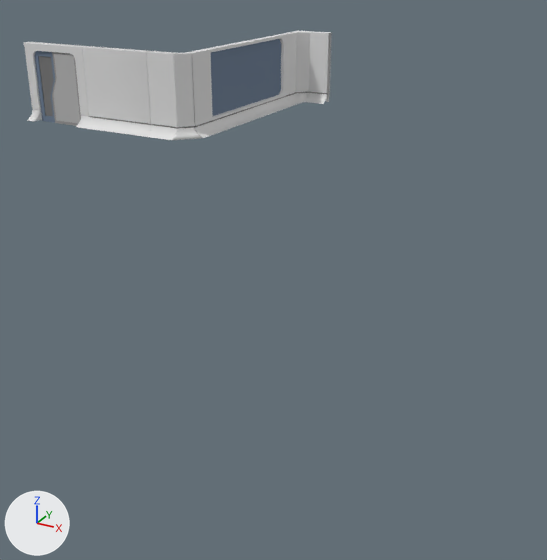
The Blender file DreamHack 2018 - UnityProject/Assets/Models/Environment/Walls.blend: old version first, new version second.
Camera for both pictures: a camera (50 mm lens) standing at (5.37, -8.56, 1.64) and looking at (0.88, -0.41, -2.43). Arrows for +X, +Y and +Z are at lower left; the lights stay in place.

Names of what the first picture shows: 'Door_0_Main', 'Door_0_Sub', 'Wall_Concave_0', 'Wall_Convex_0', 'Wall_Door_0', 'Wall_Straight_0', 'Wall_Straight_1', 'Wall_Straight_2'.
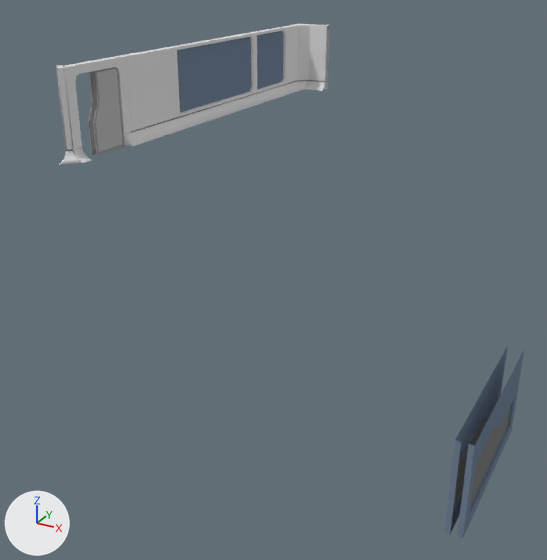
Where the newer file only moved an object's origin or applied its transform, the numbers keep the older frame.

Patch to the scene script:
```diff
--- a/DreamHack 2018 - UnityProject/Assets/Models/Environment/Walls.blend.py
+++ b/DreamHack 2018 - UnityProject/Assets/Models/Environment/Walls.blend.py
@@ me_cube_032 @@
 me_cube_032.from_pydata(...)  # 58 vertices, 46 faces; spans x -0.33..1.0, y -0.11..0.11, z -1.1..0.89
 # used by ob_door_0_main; location = (-2.0, -1.0, 0.0); scale = (0.36, 0.4, 0.473)
+# me_cube_032 part 1: the whole mesh is multiplied about its middle by the matrix ((0.0, -0.4, 0.0), (0.0, 0.0, 0.473), (-0.36, 0.0, 0.0)), then moved by (-0.83, -0.05, -0.01)
 me_cube_032.materials.append(mat_unified)
@@ me_cube_031 @@
 me_cube_031.from_pydata(...)  # 68 vertices, 54 faces; spans x -1.0..0.16, y -0.08..0.08, z -1.1..0.89
 # used by ob_door_0_sub; parent = ob_door_0_main; location = (-2.0, -1.0, 0.0); scale = (0.36, 0.4, 0.473)
+# me_cube_031 part 2: the whole mesh is multiplied about its middle by the matrix ((0.0, -1.111, 0.0), (0.9, 0.0, 0.0), (0.0, 0.0, 1.0)), then moved by (4.59, -2.88, 0.0)
 me_cube_031.materials.append(mat_unified)
@@ me_cube_029 @@
 me_cube_029.from_pydata(...)  # 248 vertices, 210 faces; spans x -0.05..0.175, y -0.5..0.5, z -0.5..0.5
 # used by ob_wall_door_0; location = (-2.0, -1.0, 0.0); rotation_euler = (0.0, 0.0, -1.571), in degrees (0, 0, -90)
+# me_cube_029 part 3: the whole mesh is turned 90 degrees about the z axis through its middle, then moved by (0.937, 1.563, 0.0)
 me_cube_029.materials.append(mat_unified)
@@ me_cube_028 @@
 me_cube_028.from_pydata(...)  # 148 vertices, 122 faces; spans x -0.05..0.175, y -0.5..0.5, z -0.5..0.5
 # used by ob_wall_straight_2; location = (-1.0, -1.0, 0.0); rotation_euler = (0.0, 0.0, -1.571), in degrees (0, 0, -90)
+# me_cube_028 part 4: the whole mesh is turned 90 degrees about the z axis through its middle, then moved by (-0.063, 0.562, 0.0)
 me_cube_028.materials.append(mat_unified)
@@ me_cube_025 @@
 me_cube_025.from_pydata(...)  # 278 vertices, 254 faces; spans x -0.051..0.5, y -0.5..0.05, z -0.5..0.5
+# me_cube_025 part 5: the whole mesh is moved by (-0.5, 1.0, 0.0)
 me_cube_025.materials.append(mat_unified)
@@ me_cube_016 @@
-me_cube_016.from_pydata(...)  # 500 vertices, 409 faces; spans x -0.5..0.175, y -0.175..0.5, z -0.5..0.502
+me_cube_016.from_pydata(...)  # 302 vertices, 240 faces; spans x -0.606..-0.325, y -0.5..0.505, z -0.606..-0.325
+# me_cube_016 part 6: 500 vertices removed from x -0.5..0.175, y -0.175..0.5, z -0.5..0.502; 302 vertices added at x -0.606..-0.325, y -0.5..0.505, z -0.606..-0.325
 me_cube_016.materials.append(mat_unified)
@@ me_cube_013 @@
 me_cube_013.from_pydata(...)  # 518 vertices, 455 faces; spans x -0.05..0.175, y -0.5..0.5, z -0.5..0.5
+# me_cube_013 part 7: the whole mesh is moved by (-0.5, 0.0, 0.0)
 me_cube_013.materials.append(mat_unified)
@@ me_cube_012 @@
 me_cube_012.from_pydata(...)  # 232 vertices, 194 faces; spans x -0.05..0.175, y -0.5..0.5, z -0.5..0.5
+# me_cube_012 part 8: the whole mesh is moved by (-0.5, 0.0, 0.0)
 me_cube_012.materials.append(mat_unified)
@@ ob_door_0_main @@
 ob_door_0_main = bpy.data.objects.new('Door_0_Main', me_cube_032)
-ob_door_0_main.location = (-2.0, -1.0, 0.0)
-ob_door_0_main.scale = (0.36, 0.4, 0.473)
+ob_door_0_main.location = (0.0, -2.0, 0.0)
+ob_door_0_main.rotation_euler = (1.571, 0.0, 0.0)  # degrees (90, 0, 0)
@@ ob_wall_concave_0 @@
 ob_wall_concave_0 = bpy.data.objects.new('Wall_Concave_0', me_cube_016)
-ob_wall_concave_0.location = (0.0, -1.0, 0.0)
+ob_wall_concave_0.location = (0.0, -3.0, 0.0)
+ob_wall_concave_0.rotation_euler = (1.571, 0.0, 0.0)  # degrees (90, 0, 0)
@@ ob_wall_straight_1_001 @@
+ob_wall_straight_1_001 = bpy.data.objects.new('Wall_Straight_1.001', me_cube_000)  # 518 vertices, 455 faces; spans x -0.55..-0.325, y -0.5..0.5, z -0.5..0.5; in mat_unified (picture img_palette_png)
+ob_wall_straight_1_001.location = (0.0, 2.0, 0.0)
+ob_wall_straight_1_001.rotation_euler = (1.571, 0.0, 0.0)  # degrees (90, 0, 0)
```

Location of each change, (x1, y1, x2, y2) in pixels of the pictures (547 x 560 px):
'Wall_Straight_2', mesh turned: before (82, 46, 151, 137); after (120, 47, 188, 144)
'Door_0_Sub', reshaped: before (35, 51, 55, 123); after (444, 346, 524, 539)
'Wall_Concave_0', reshaped, moved, turned: before (146, 49, 221, 140); after (56, 65, 83, 165)
'Wall_Straight_0', mesh moved: before (206, 41, 260, 132); after (171, 39, 228, 128)
'Wall_Straight_1', mesh moved: before (247, 34, 294, 118); after (216, 32, 264, 114)
'Door_0_Main', reshaped, moved, turned, rescaled: before (52, 52, 81, 126); after (88, 67, 124, 156)
'Wall_Door_0', mesh turned: before (24, 42, 89, 128); after (64, 56, 140, 163)
'Wall_Convex_0', mesh moved: before (283, 31, 332, 105); after (283, 24, 329, 92)
'Wall_Straight_1.001', added: after (255, 27, 294, 102)
